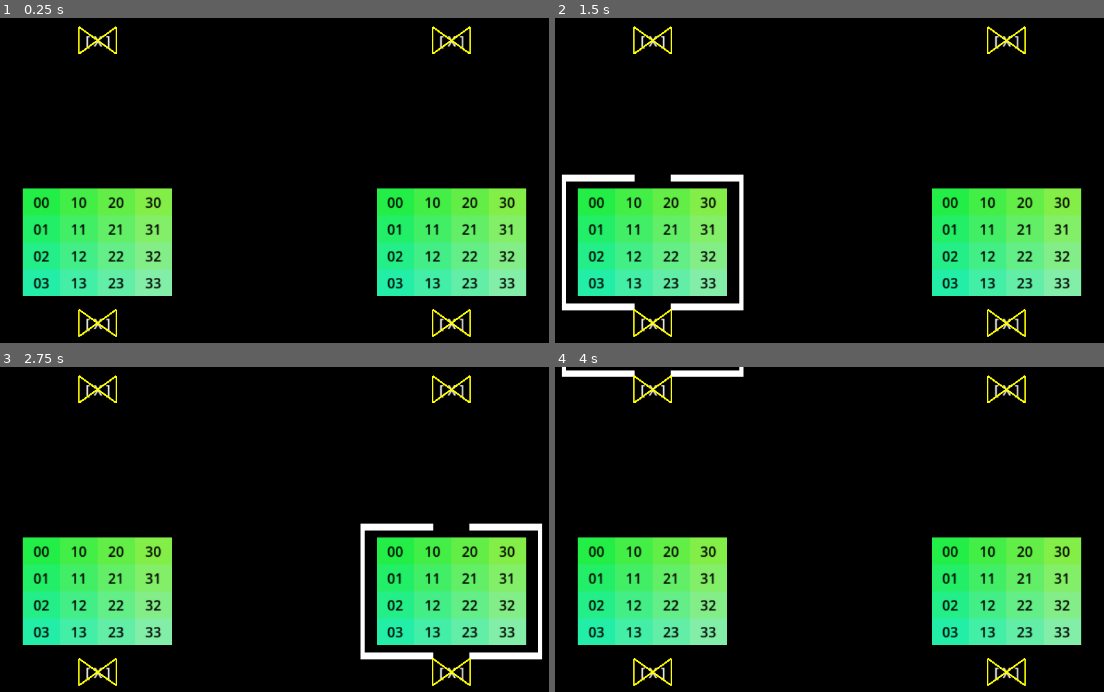
Above: before the commit, frames 1-4 (two rows, left to right).
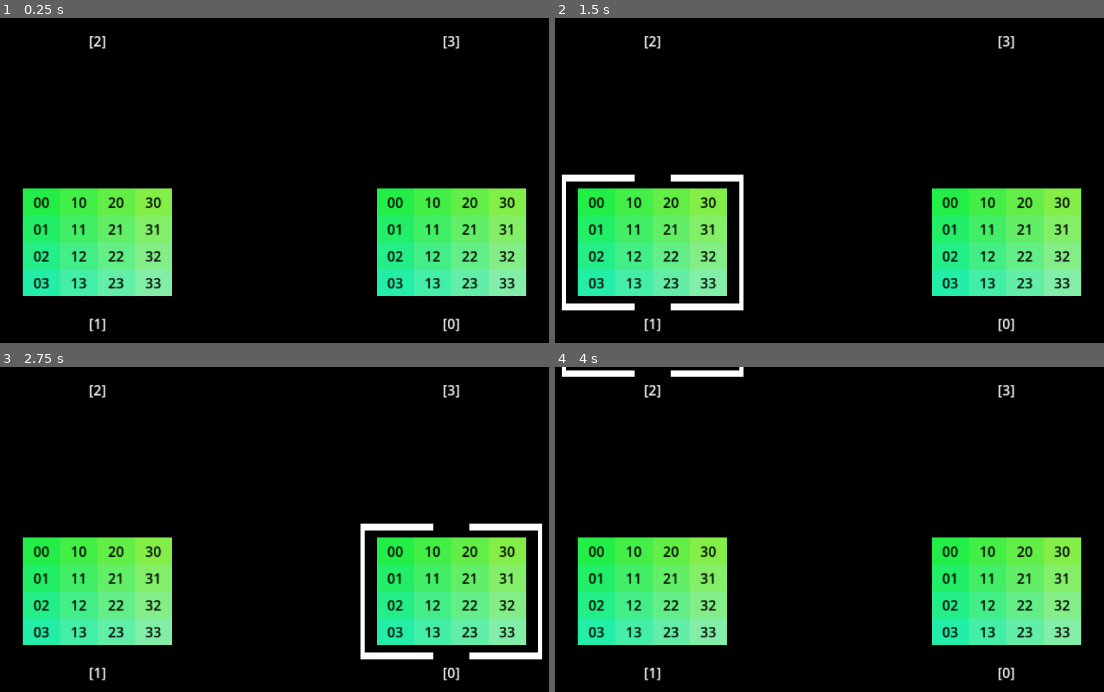
Above: after the commit, the same moments.

Repository: romantic-brutalist/one-last-job
Game: Godot game, scene res://scenes/game.tscn
Same seed, same stepped clock (60 frames per second), same inputs: the game is played once before the commit and once after it.
Inputs (mouse positions are in pixels of both pictures, inside the frame that each line leads up to):
- Up to frame 1 (0.25 s): no input
- Up to frame 2 (1.5 s): tap Enter at 0.5 s; move the mouse to (1005, 219) at 0.52 s; hold D (right) 0.53-1.28 s; tap Space (space) at 0.6, 1.25, 1.35 s; move the mouse to (670, 265) at 1.27 s; hold Down (down) from 1.28 s (still down)
- Up to frame 3 (2.75 s): tap Enter at 2 s; move the mouse to (356, 493) at 2.02 s; release Down (down) at 2.03 s; hold D (right) from 2.03 s (still down); tap Space (space) at 2.1 s
- Up to frame 4 (4 s): tap Space (space) at 2.75, 2.85, 3.6 s; move the mouse to (791, 682) at 2.77 s; release D (right) at 2.78 s; hold W (up) 2.78-3.53 s; tap Enter at 3.5 s; move the mouse to (1071, 659) at 3.52 s; hold A (left) from 3.53 s (still down)

The runs differ from the first frame. In frame 1, 1.1% of the frame differs, in the area x 14-86%, y 2-99%; in frame 2, 1.1%; in frame 3, 1.1%; in frame 4, 1.1%.

Commit message:
text labels added 	- text labels added under comput/alarm 	- generate random box labels for grid

Diff:
--- a/scripts/box.gd
+++ b/scripts/box.gd
@@ -12,7 +12,6 @@
 
 func _ready() -> void:
 	return
-	# $colorbox.color = Color("#23ee47")
 
 
 ## Builds and lays out the inner cells, then centers the box at `_position`.
@@ -52,18 +51,15 @@
 	if _label != "":
 		var text_label := Label.new()
 		text_label.position = Vector2(-0.5 * ib_box_size.x, 2.5 * ib_box_size.y)
-		text_label.text = "[ X ]"
+		text_label.text = "[" + _label + "]"
 		text_label.size = ib_box_size
 		text_label.add_theme_color_override("font_color", Color.WHITE)
 		text_label.horizontal_alignment = HORIZONTAL_ALIGNMENT_CENTER
 		text_label.vertical_alignment = VERTICAL_ALIGNMENT_CENTER
 		add_child(text_label)
-		draw_box_borders(text_label.position, ib_box_size)
+		# draw_box_borders(text_label.position, ib_box_size)
 
 	position = _position
-	# $colorbox.size = _size
-	# $colorbox.position = Vector2(0, 0)
-	# $colorbox.position = Vector2(-0.5 * _size.x, -0.5 * _size.y)
 
 
 func draw_box_borders(_pos: Vector2, _size: Vector2) -> void:
--- a/scripts/game.gd
+++ b/scripts/game.gd
@@ -1,10 +1,11 @@
 extends Node2D
+
 ## Main scene: lays out three box grids ("cells", "compute", "alarm") on the
 ## screen, and moves a keyboard-driven selector across the cell grid.
 ##
 ## Current state: grid layout + selector movement work; interaction (space
 ## press) is stubbed.
-
+var rng := RandomNumberGenerator.new()
 var box_scene: PackedScene = preload("res://scenes/box.tscn")
 var span_grid: bool = true
 var cells: Array[Vector2] = []
@@ -20,22 +21,41 @@
 var box_count_compute: Vector2 = Vector2(1, 10)
 var box_count_alarm: Vector2 = Vector2(1, 10)
 var init_margin: Vector4 = Vector4(0.2, 0.8, 0.2, 0.8)
+var grid := PackedInt32Array()
 
 
 ## Instantiates every box, positions it via [method generate_grid_positions],
 ## and places the selector on the first cell.
 func _ready() -> void:
+	grid.resize(box_count_cells.x * box_count_cells.y)
+	grid.fill(0)
+	var grid_fill: int = 0
+	for i in range(box_count_cells.x):
+		for j in range(box_count_cells.y):
+			var _prob: int = rng.randi_range(0, 99)
+			if _prob < 20:
+				grid_fill = 0
+			elif _prob < 50:
+				grid_fill = 1
+			elif _prob < 85:
+				grid_fill = 2
+			else:
+				grid_fill = 3
+
+			grid[i * box_count_cells.y + j] = grid_fill
+	#TODO: modularize ready function, move box spawns under generate grid function
 	var plain_size: Vector2 = $ColorRect.size
 	print("Plain Size:", plain_size)
 	box_size = Vector2(175, 125)
 	selector_scale = Vector2(1.2, 1.25)
 	$Selector.size = box_size * selector_scale
 	var cell_positions: Array[Vector2] = generate_grid_positions(plain_size, box_count_cells, box_size, init_margin)
-	for box_position in cell_positions:
+	for i in cell_positions.size():
+		var box_position: Vector2 = cell_positions[i]
 		# draw_box_borders(box_position - box_size / 2, box_size)
 		print(box_position)
 		var box1: Node2D = box_scene.instantiate()
-		box1.setup("cells", box_position, "x")
+		box1.setup("cells", box_position, str(grid[i]))
 		boxes_cells.append(box1)
 		$boxes.add_child(box1)
 		cells.append(box_position)
@@ -45,9 +65,9 @@
 	for i in cell_positions_compute.size():
 		var compute_box_position = cell_positions_compute[i]
 		if i == cell_positions_compute.size() - 1:
-			#TODO: Score box alignment and debug
 			var text_box_size: Vector2 = box_size / 2
-			label_at_pos(compute_box_position + Vector2(-1 * text_box_size.x / 2, 3 * text_box_size.y), box_size / 4, "Hello")
+			label_at_pos(compute_box_position + Vector2(-0.5 * text_box_size.x / 2, 2 * text_box_size.y), box_size / 4, "COMPUTE:10")
+			# draw_box_borders(compute_box_position + Vector2(-0.5 * text_box_size.x / 2, 3 * text_box_size.y), box_size / 4)
 		print(compute_box_position)
 		# draw_box_borders(compute_box_position - box_size / 8, box_size / 4)
 		var box2: Node2D = box_scene.instantiate()
@@ -58,6 +78,9 @@
 	var cell_positions_alarm: Array[Vector2] = generate_grid_positions(plain_size, box_count_alarm, box_size / 4, Vector4(0.825, 0.975, 0.2, 0.8))
 	for i in cell_positions_alarm.size():
 		var alarm_box_position = cell_positions_alarm[i]
+		if i == cell_positions_compute.size() - 1:
+			var text_box_size: Vector2 = box_size / 2
+			label_at_pos(alarm_box_position + Vector2(-0.5 * text_box_size.x / 2, 2 * text_box_size.y), box_size / 4, "ALARM:10")
 		print(alarm_box_position)
 		# draw_box_borders(alarm_box_position - box_size / 8, box_size / 4)
 		var box2: Node2D = box_scene.instantiate()
@@ -178,9 +201,12 @@
 func label_at_pos(_pos: Vector2, _size: Vector2, _text: String) -> void:
 	var text_label := Label.new()
 	text_label.position = _pos
-	text_label.text = "_text"
-	text_label.size = _size
+	text_label.text = _text
 	text_label.add_theme_color_override("font_color", Color.WHITE)
+	text_label.add_theme_font_size_override("font_size", 20)
 	text_label.horizontal_alignment = HORIZONTAL_ALIGNMENT_CENTER
 	text_label.vertical_alignment = VERTICAL_ALIGNMENT_CENTER
 	add_child(text_label)
+	text_label.size = text_label.get_minimum_size()
+	text_label.position = _pos + _size / 2.0 - text_label.size / 2.0
+	print("TEXT LABEL DEBUG|", "POS:", text_label.position, "SIZE:", text_label.size, "SIZE INIT:", _size)
